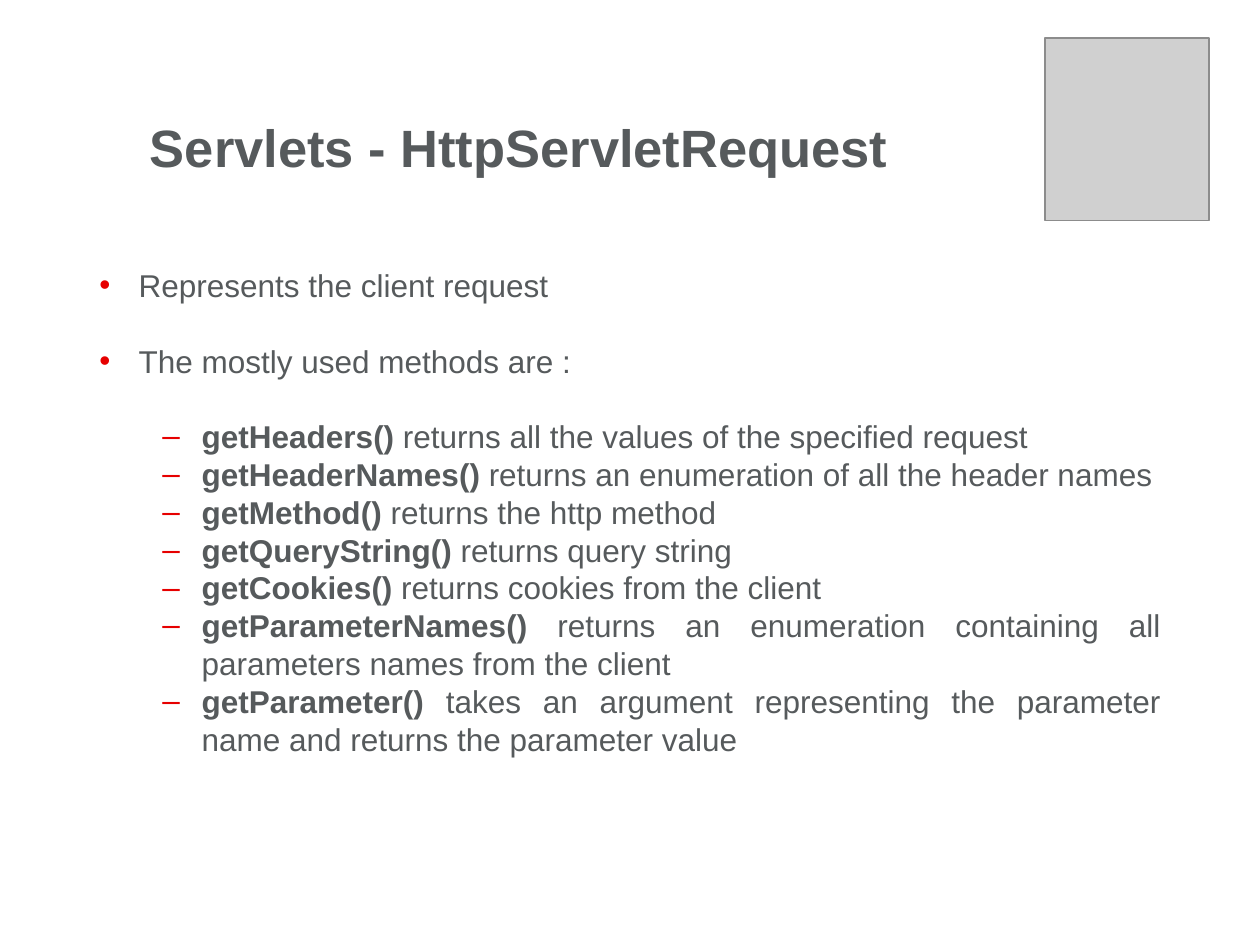
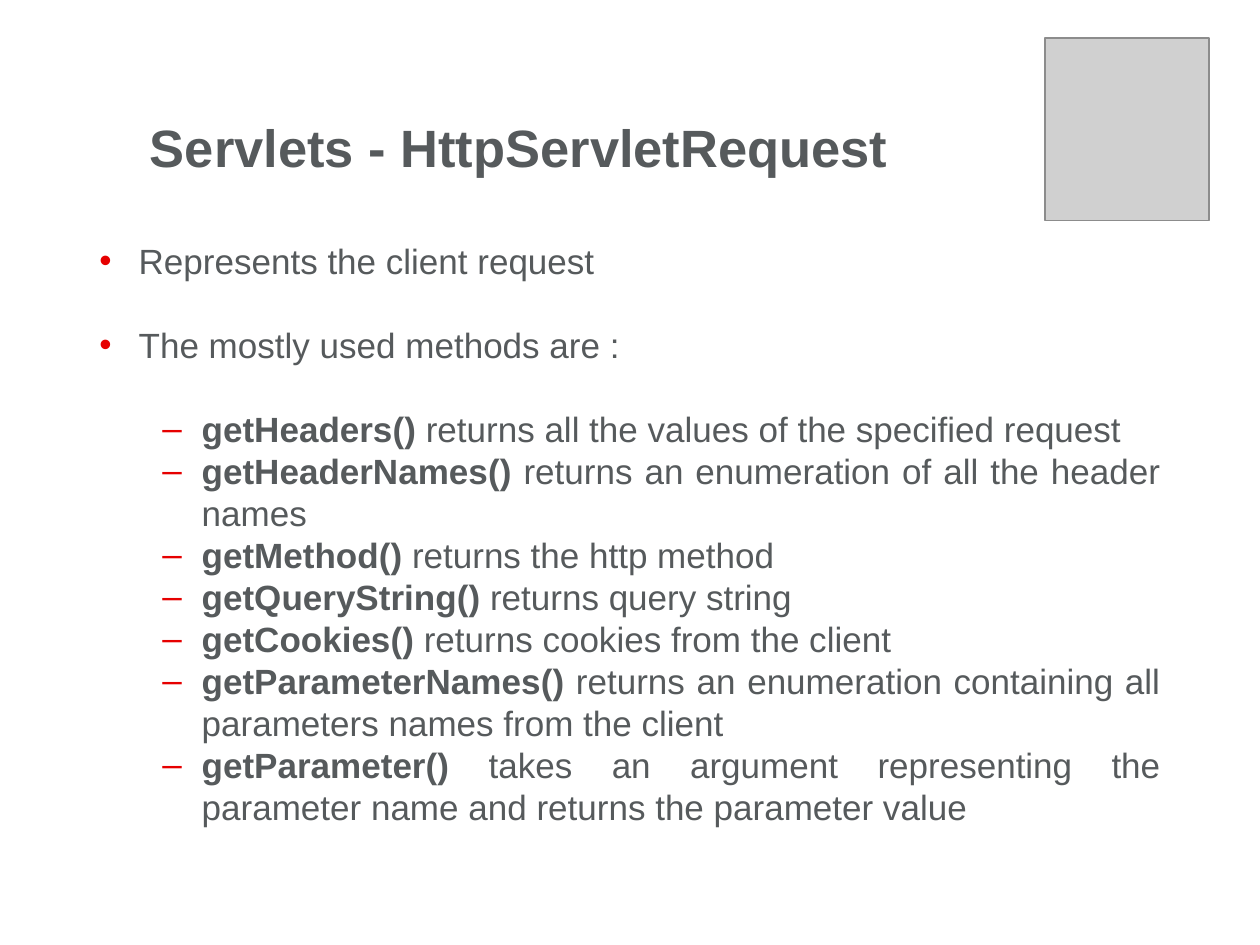
Before and after one commit to alexandruvlad/JavaDocs, a slide deck: slide 39 of Servlets/Day1/Docs/Web Presentation-Part1.pptx. Drawn at 1260x945 pixels with LibreOffice and Linux fonts; fonts in the diff are those of the drawing; grey boxes stand for pictures; background and template pictures are left out. Boxes give left, top, right and bottom in pixels: in the first picture for what was removed or moved away, otherwise in the second. Text is boxed around its words. In the diff, an @@ line names an element or a change of style, - is before the commit and + after.

```diff
--- a/Servlets/Day1/Docs/Web Presentation-Part1.pptx
+++ b/Servlets/Day1/Docs/Web Presentation-Part1.pptx
@@ text "Represents the client request": place and size @@
-text "Represents the client request" at [139, 274, 1161, 757]
+text "Represents the client request" at [139, 248, 1161, 827]
@@ text "Represents the client request" at [139, 248, 1161, 827]: size 18 to 20 pt @@
```
Also in this commit, not shown: 15 other slides changed, 20 other files.
